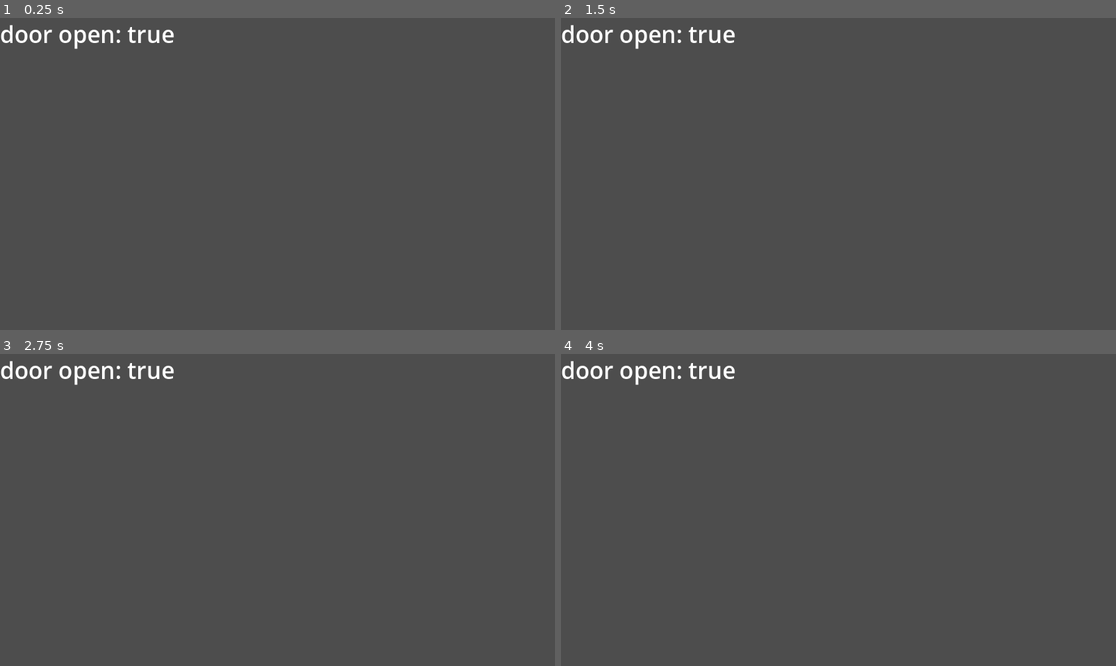
Above: before the commit, frames 1-4 (two rows, left to right).
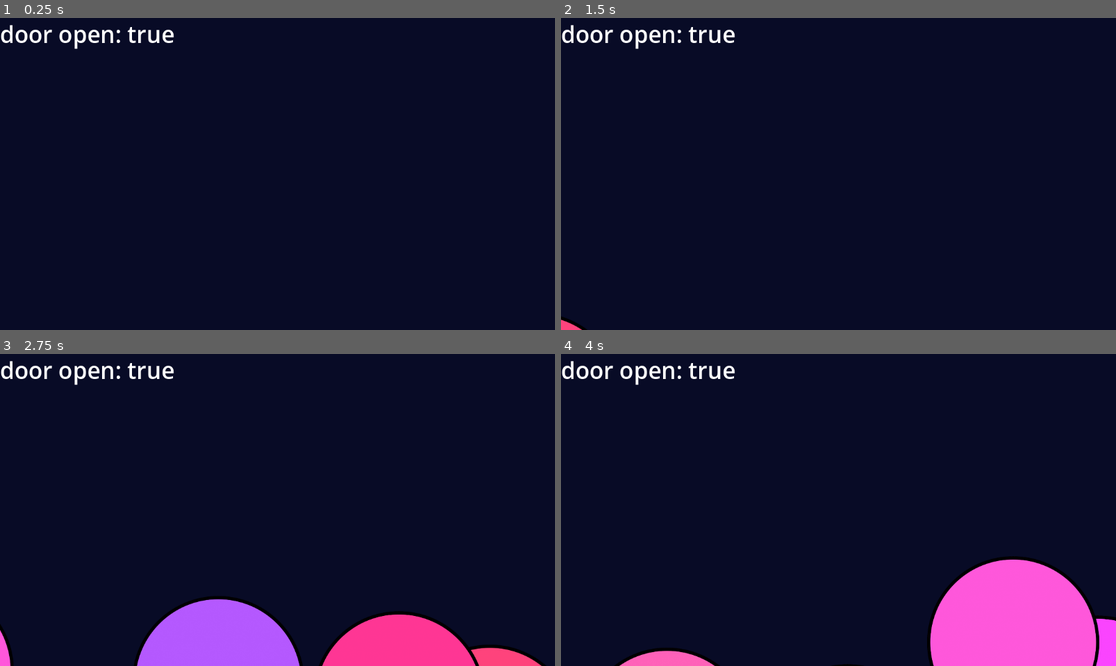
Above: after the commit, the same moments.

Repository: AlikaU/openthedoor
Game: Godot game, scene res://Main.tscn
The game is run twice, just before and just after one commit, with the same random seed, the same clock (stepped at 60 frames per second) and the same inputs.
Inputs:
- Up to frame 1 (0.25 s): no input
- Up to frame 2 (1.5 s): tap Enter (ui_accept) at 0.5, 0.77, 1.25 s
- Up to frame 3 (2.75 s): tap Enter (ui_accept) at 1.52 s
- Up to frame 4 (4 s): tap Enter (ui_accept) at 3.02, 3.77 s

The runs differ from the first frame. In frame 1, 99% of the frame differs, in the area x 0-100%, y 0-100%; in frame 2, 99%; in frame 3, 99%; in frame 4, 99%.

Commit message:
spawn bubbles

Diff:
--- a/godot-game/Main.tscn
+++ b/godot-game/Main.tscn
@@ -1,11 +1,15 @@
 [gd_scene format=3 uid="uid://jln4uwok5htk"]
 
 [ext_resource type="Script" uid="uid://myivfg2h5f0m" path="res://main.gd" id="1_glv2v"]
+[ext_resource type="Script" uid="uid://ca3161f8wfrd1" path="res://bubble_spawner.gd" id="2_uu6xs"]
 
-[node name="Node2D" type="Node2D" unique_id=358204708]
+[node name="World" type="Node2D" unique_id=358204708]
 script = ExtResource("1_glv2v")
 
 [node name="Label" type="Label" parent="." unique_id=1705854184]
 offset_right = 40.0
 offset_bottom = 23.0
 theme_override_font_sizes/font_size = 48
+
+[node name="BubbleSpawner" type="Node2D" parent="." unique_id=502664368]
+script = ExtResource("2_uu6xs")
--- /dev/null
+++ b/godot-game/bubble.gd
@@ -0,0 +1,27 @@
+extends Node2D
+
+var velocity = Vector2(1000, 0)  # starts moving right
+
+func _ready():
+	# randomly pick warm reds OR pinks/purples
+	#var hue = randf_range(0.0, 0.08) if randf() > 0.5 else randf_range(0.85, 1.0)
+	var hue = randf_range(0.75, 0.95)
+
+	modulate = Color.from_hsv(hue, randf_range(0.6, 0.8), 1.0)
+
+func _process(delta):
+	# nudge velocity randomly each frame — the "wind"
+	velocity.x += randf_range(-600, 300) * delta
+	velocity.y += randf_range(-1500, 1500) * delta
+
+	# clamp so it doesn't go crazy fast or drift backwards
+	velocity.x = clamp(velocity.x, 300, 1000)   # always moves right, just faster/slower
+	velocity.y = clamp(velocity.y, -1000, 1000)    # limited vertical range
+
+	position += velocity * delta
+
+
+	# disappear off screen
+	var screen = get_viewport_rect().size
+	if global_position.x > screen.x + 100:   # buffer past edge
+		queue_free()
--- /dev/null
+++ b/godot-game/bubble.tscn
@@ -0,0 +1,11 @@
+[gd_scene format=3 uid="uid://caqp5t5t0w2ax"]
+
+[ext_resource type="Texture2D" uid="uid://dcaap3uveob2u" path="res://circle.png" id="1_n2mqj"]
+[ext_resource type="Script" uid="uid://1y07ohqbj7jk" path="res://bubble.gd" id="1_y2db8"]
+
+[node name="Bubble" type="Node2D" unique_id=1375124369]
+script = ExtResource("1_y2db8")
+
+[node name="Sprite2D" type="Sprite2D" parent="." unique_id=1479167390]
+scale = Vector2(0.5, 0.5)
+texture = ExtResource("1_n2mqj")
--- /dev/null
+++ b/godot-game/bubble_spawner.gd
@@ -0,0 +1,15 @@
+extends Node2D
+
+const Bubble = preload("res://bubble.tscn")
+var timer = 0.0
+
+func _process(delta):
+	timer += delta
+	if timer > 0.2 && DoorInput.door_open:
+		timer = 0.0
+		spawn_bubble()
+
+func spawn_bubble():
+	var bubble = Bubble.instantiate()
+	bubble.position = Vector2(-200, randf_range(600, 1200))  # random height on left edge
+	get_parent().add_child(bubble)
--- a/godot-game/main.gd
+++ b/godot-game/main.gd
@@ -4,7 +4,9 @@
 
 # Called when the node enters the scene tree for the first time.
 func _ready() -> void:
-	pass # Replace with function body.
+	RenderingServer.set_default_clear_color(
+	Color.from_hsv(0.65, 0.8, 0.15)  # blue hue, vivid-ish, very dark value
+	)
 
 
 # Called every frame. 'delta' is the elapsed time since the previous frame.
Not shown, added: godot-game/bubble.gd.uid
Not shown, added: godot-game/bubble_spawner.gd.uid
Binary file added: godot-game/circle.png
Not shown, added: godot-game/circle.png.import
